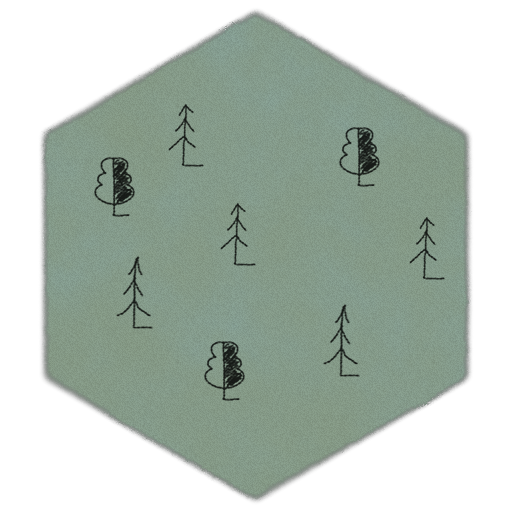
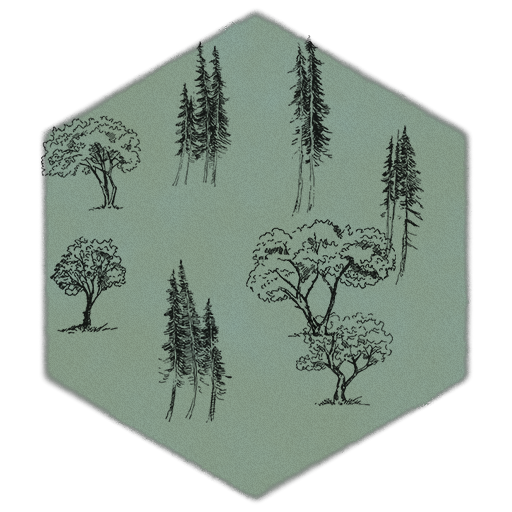
The second 512×512 image is a revision of the first. Changes to its layers:
renamed "Layer 3 copy" to "Layer 7", opacity 83% → 86%, moved it above "Layer 8", painted on it over (287, 35, 445, 280)
renamed "Layer 3 copy 2" to "Layer 8", opacity 83% → 86%, painted on it over (172, 41, 256, 266)
renamed "Layer 4 copy 2" to "Layer 9", opacity 83% → 86%, moved it above "Layer 6", painted on it over (204, 125, 425, 401)
renamed "Layer 2 copy" to "Layer 6", opacity 83% → 86%, moved it above "Layer 3", painted on it over (158, 259, 360, 423)
"Layer 3": opacity 83% → 86%, painted on it over (41, 104, 204, 211)
"Layer 4": opacity 83% → 86%, moved it above "Layer 5", painted on it over (50, 157, 135, 334)
renamed "Layer 4 copy" to "Layer 5", opacity 83% → 86%, painted on it over (245, 127, 396, 338)
"Layer 2": opacity 83% → 86%, painted on it over (116, 256, 393, 406)
